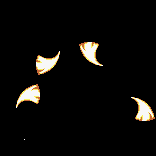
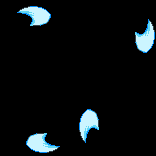
Layers edited between the first and the second 156 x 156 image:
painted on "Background" over [16, 6, 155, 153]
